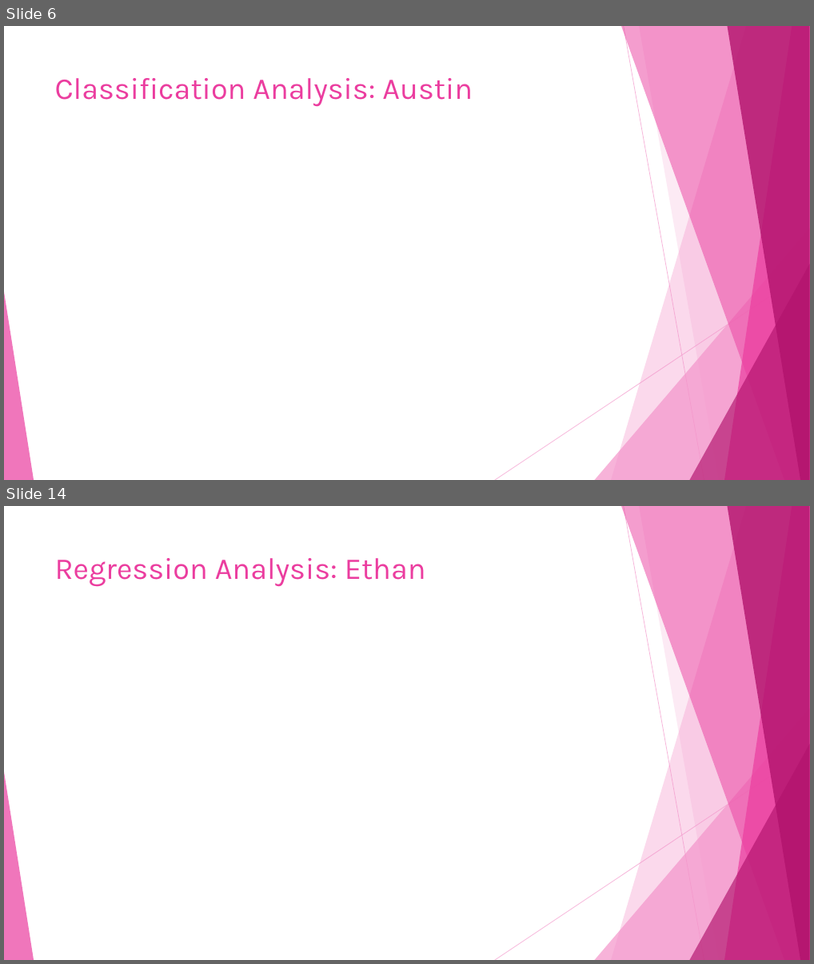
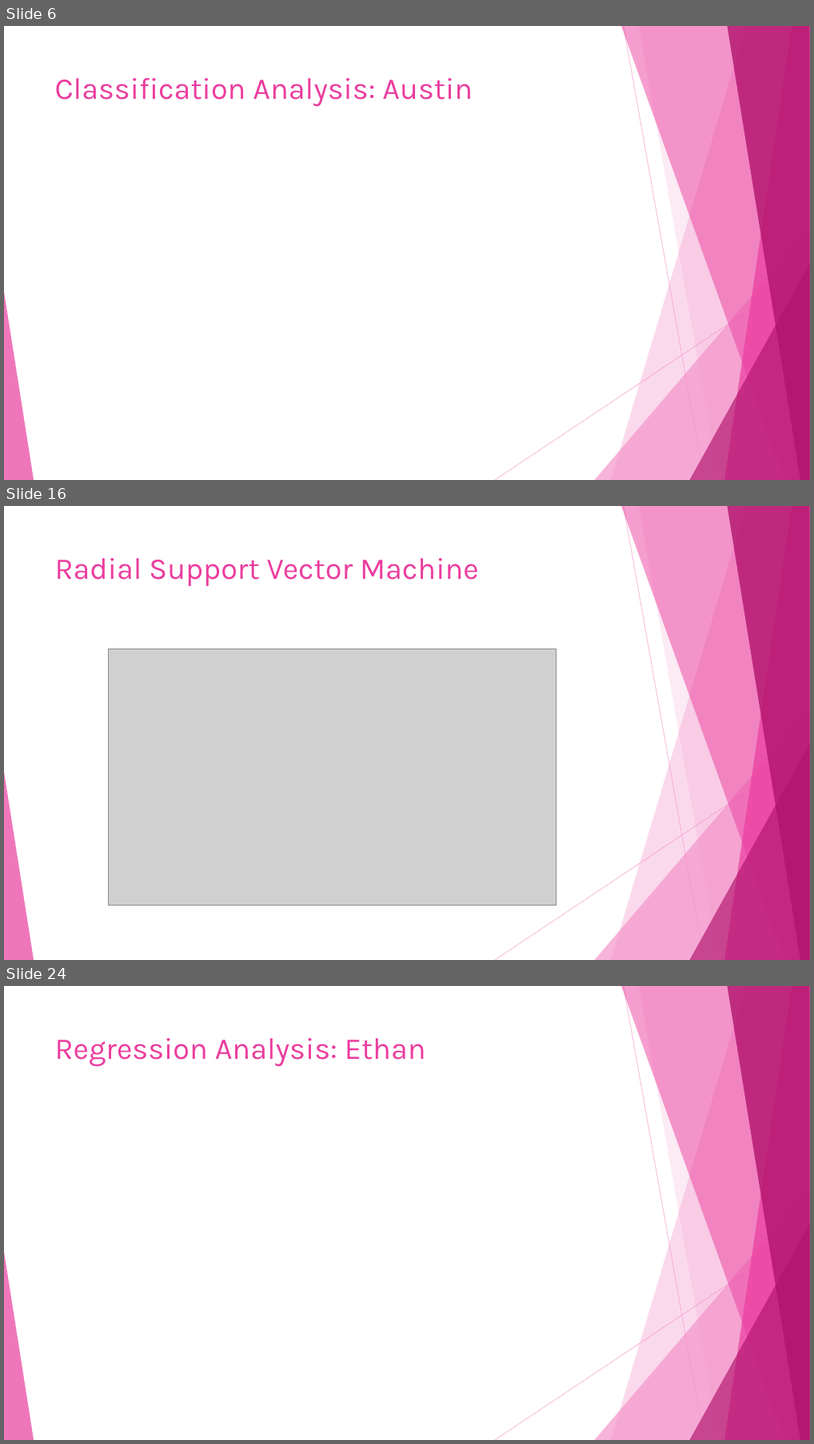
Before and after one commit to dlaposata/Breast_Cancer_Analysis, a slide deck: powerpoint.pptx. Shown one above the other, each under a label of ours: slides 6 and 14 before the commit, slides 6, 16 and 24 after it; the slides between them are not shown. The pictures are 814x964 and 814x1444 pixels, drawn with LibreOffice and Linux fonts; fonts in the diff are those of the drawing; grey boxes stand for pictures. Boxes give left, top, right and bottom in pixels: in the first picture for what was removed or moved away, otherwise in the second. Text is boxed around its words. In the diff, an @@ line names an element or a change of style, - is before the commit and + after.

```diff
--- a/powerpoint.pptx
+++ b/powerpoint.pptx
@@ slide 16 added at (x1=4, y1=506, x2=810, y2=960), background #FFFFFF; not listed: 10 template elements that a slide beside it also shows @@
@@ title added at (x1=55, y1=558, x2=479, y2=586), 36 pt, text #EB3D9F @@
+Radial Support Vector Machine
@@ picture added at (x1=108, y1=648, x2=557, y2=905) @@
@@ what was slide 14 is now slide 24 @@
```
Also in this commit, not shown: 8 slides changed, 12 other slides added, 3 slides removed, 1 other file.
